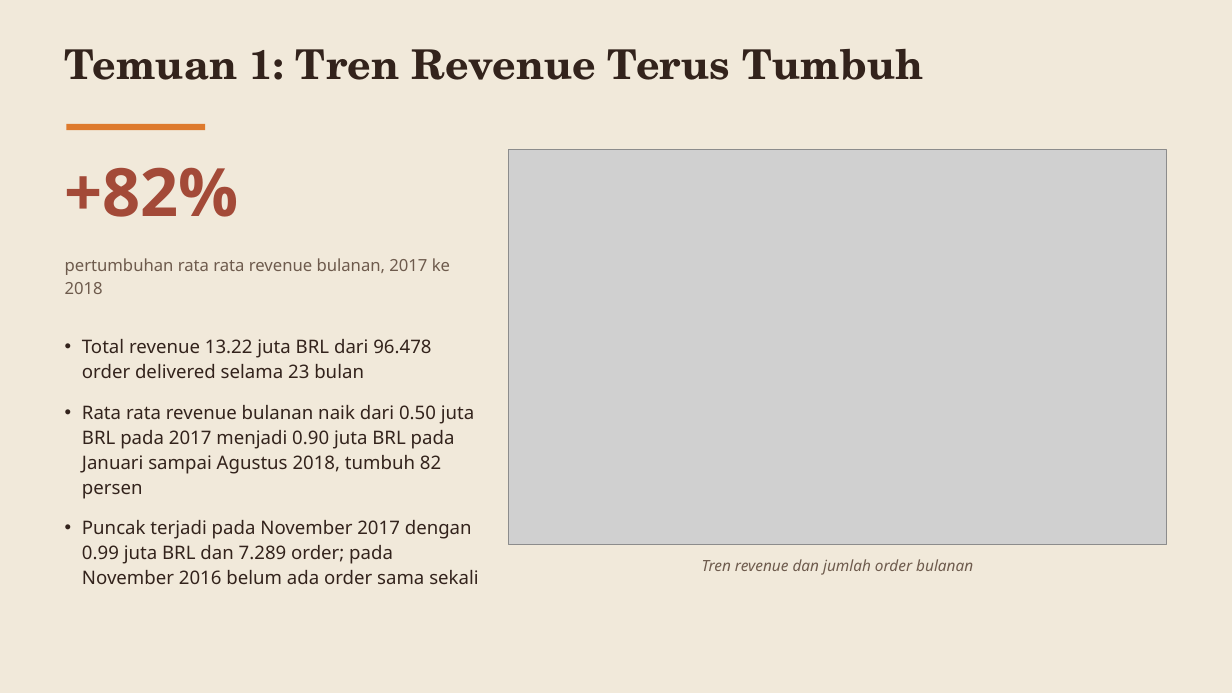
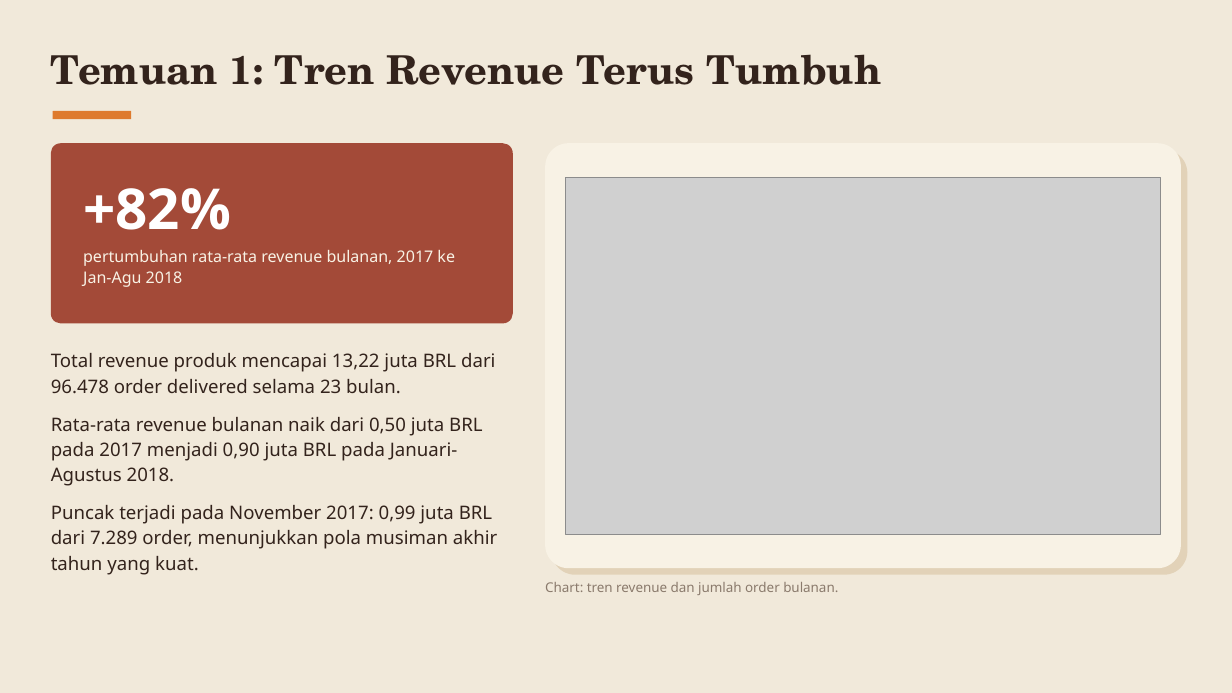
Before and after one commit to baghizash/olist-brazilian-ecommerce-analysis, a slide deck: slide 4 of Portofolio-Analisis-Ecommerce-Olist.pptx. Drawn at 1232x693 pixels with LibreOffice and Linux fonts; fonts in the diff are those of the drawing; grey boxes stand for pictures. Boxes give left, top, right and bottom in pixels: in the first picture for what was removed or moved away, otherwise in the second. Text is boxed around its words. In the diff, an @@ line names an element or a change of style, - is before the commit and + after.

```diff
--- a/Portofolio-Analisis-Ecommerce-Olist.pptx
+++ b/Portofolio-Analisis-Ecommerce-Olist.pptx
@@ text "Temuan 1: Tren Revenue Terus ...": place and size @@
-text "Temuan 1: Tren Revenue Terus ..." at bbox=[65, 48, 923, 80]
+text "Temuan 1: Tren Revenue Terus ..." at bbox=[51, 54, 881, 85]
@@ text "Temuan 1: Tren Revenue Terus ..." at bbox=[51, 54, 881, 85]: size 32 to 31 pt; line spacing 1 to 1.13; less space between paragraphs @@
@@ rounded rectangle: place and size @@
-rounded rectangle at bbox=[67, 124, 205, 130]
+rounded rectangle at bbox=[53, 111, 131, 119]
@@ rounded rectangle at bbox=[53, 111, 131, 119]: rectangle to rounded rectangle @@
@@ rounded rectangle added at bbox=[51, 143, 513, 323], fill #A34A38 @@
@@ rounded rectangle added at bbox=[545, 143, 1181, 568], fill #F8F2E5 @@
@@ text removed at bbox=[65, 167, 239, 217] @@
-+82%
@@ rounded rectangle added at bbox=[552, 150, 1188, 575], fill #E2D2B8 @@
@@ picture: place and size @@
-picture at bbox=[508, 150, 1167, 545]
+picture at bbox=[566, 177, 1161, 534]
@@ text at bbox=[83, 188, 455, 287]: text changed; size 13 to 12.5 pt; text colour #6E5B4D to #F8F2E5 @@
-pertumbuhan rata rata revenue bulanan, 2017 ke 2018
++82%
+pertumbuhan rata-rata revenue bulanan, 2017 ke Jan-Agu 2018
@@ text at bbox=[51, 353, 497, 575]: text changed @@
-• Total revenue 13.22 juta BRL dari 96.478 order delivered selama 23 bulan
-• Rata rata revenue bulanan naik dari 0.50 juta BRL pada 2017 menjadi 0.90 juta BRL pada Januari sampai Agustus 2018, tumbuh 82 persen
-• Puncak terjadi pada November 2017 dengan 0.99 juta BRL dan 7.289 order; pada November 2016 belum ada order sama sekali
+Total revenue produk mencapai 13,22 juta BRL dari 96.478 order delivered selama 23 bulan.
+Rata-rata revenue bulanan naik dari 0,50 juta BRL pada 2017 menjadi 0,90 juta BRL pada Januari-Agustus 2018.
+Puncak terjadi pada November 2017: 0,99 juta BRL dari 7.289 order, menunjukkan pola musiman akhir tahun yang kuat.
@@ text at bbox=[545, 582, 838, 595]: text changed; size 12 to 10.5 pt; text colour #6E5B4D to #8A7A6C; italic off @@
-Tren revenue dan jumlah order bulanan
+Chart: tren revenue dan jumlah order bulanan.
```
Also in this commit, not shown: 7 other slides changed, 2 slides added, 2 slides removed.
